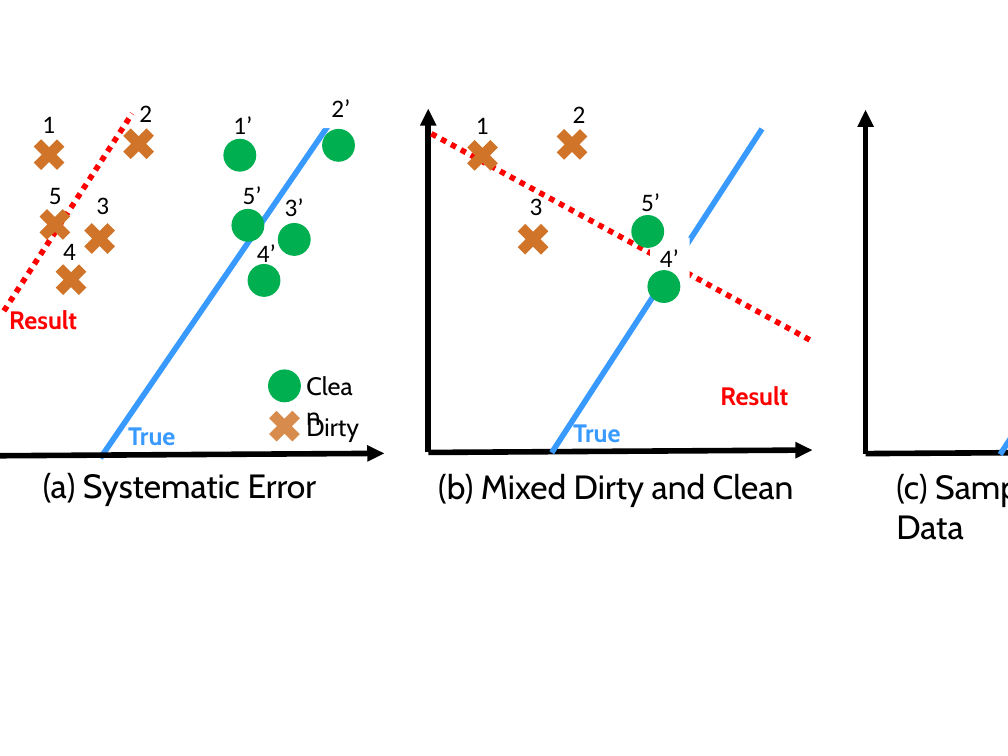
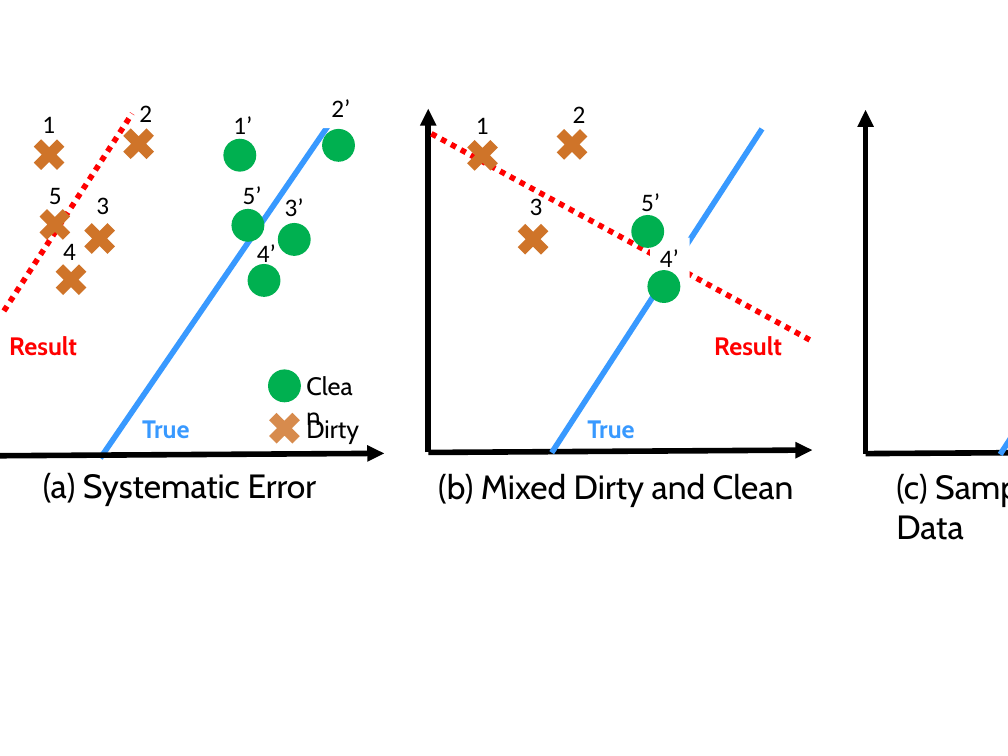
Before and after one commit to sjyk/vldb-activeclean, a slide deck: slide 17 of figs/figs.pptx. Drawn at 1008x756 pixels with LibreOffice and Linux fonts; fonts in the diff are those of the drawing. Boxes give left, top, right and bottom in pixels: in the first picture for what was removed or moved away, otherwise in the second. Text is boxed around its words. In the diff, an @@ line names an element or a change of style, - is before the commit and + after.

```diff
--- a/figs/figs.pptx
+++ b/figs/figs.pptx
@@ text "Result": place and size @@
-text "Result" at [9,310,77,330]
+text "Result" at [9,336,77,356]
@@ text "Result": place and size @@
-text "Result" at [720,386,788,406]
+text "Result" at [714,336,782,356]
@@ text "True": place and size @@
-text "True" at [128,427,175,446]
+text "True" at [142,420,189,439]
@@ text "True": place and size @@
-text "True" at [573,421,620,443]
+text "True" at [587,420,634,439]
```
Also in this commit, not shown: 1 other file.
